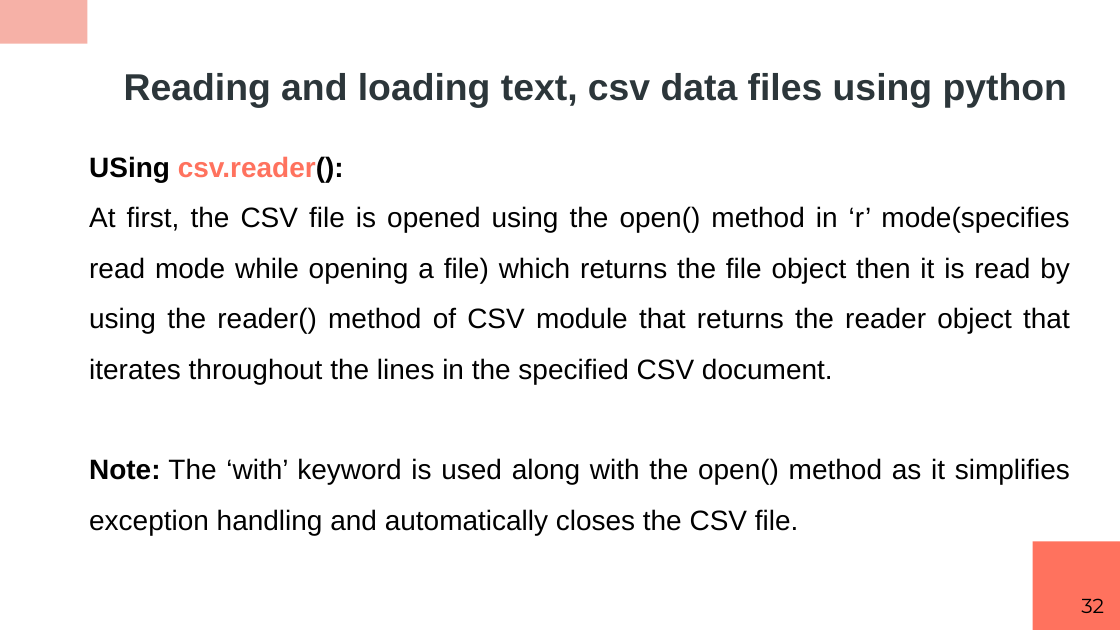
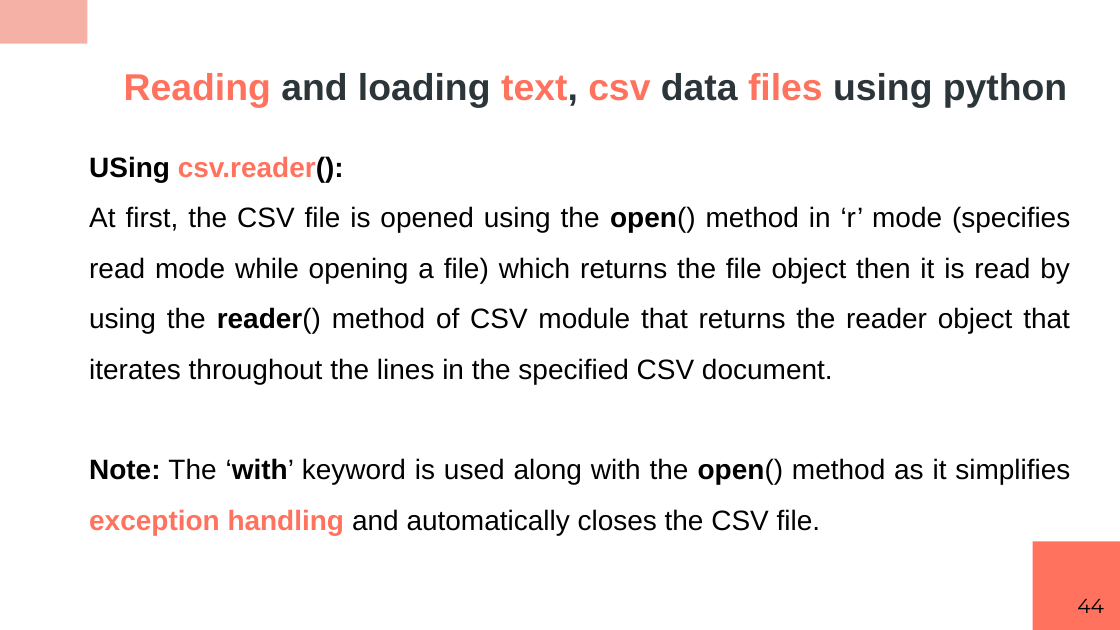
Before and after one commit to RashmivernekarN/ai_with_python_keonics, a slide deck: slide 44 of module2/ppt/Python Scripting.pptx (slide 32 before the commit). Drawn at 1120x630 pixels with LibreOffice and Linux fonts; fonts in the diff are those of the drawing. Boxes give left, top, right and bottom in pixels: in the first picture for what was removed or moved away, otherwise in the second. Text is boxed around its words. In the diff, an @@ line names an element or a change of style, - is before the commit and + after.

```diff
--- a/module2/ppt/Python Scripting.pptx
+++ b/module2/ppt/Python Scripting.pptx
@@ title "Reading and loading text, csv ..." at (124, 73, 1067, 108): text colour #2C363A to #FF725E in "Reading text, csv files" @@
@@ text at (89, 206, 1070, 384): spaces changed @@
-At first, the CSV file is opened using the open() method in ‘r’ mode(specifies read mode while opening a file) which returns the file object then it is read by using the reader() method of CSV module that returns the reader object that iterates throughout the lines in the specified CSV document.
+At first, the CSV file is opened using the open() method in ‘r’ mode (specifies read mode while opening a file) which returns the file object then it is read by using the reader() method of CSV module that returns the reader object that iterates throughout the lines in the specified CSV document.
@@ text at (89, 458, 1070, 535): text colour #000000 to #FF725E in "exception handling"; bold on in "‘with’ open() exception handling" @@
@@ page number at (1077, 598, 1104, 613): text changed @@
-32
+44
```
Also in this commit, not shown: 27 other slides changed, 39 slides added, 4 slides removed, 4 other files.
